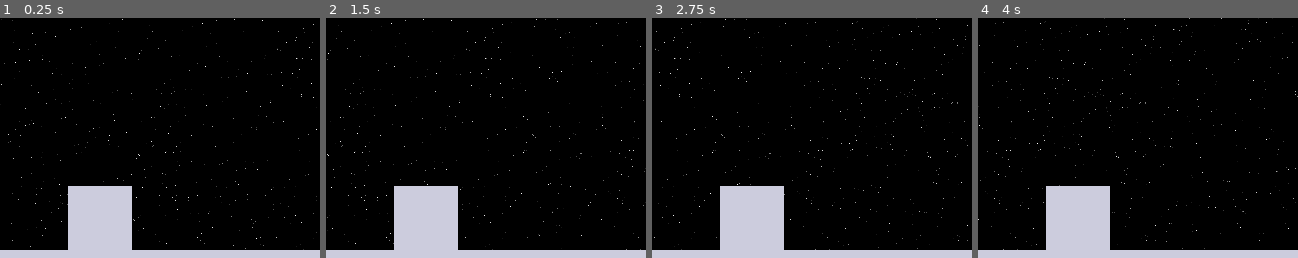
Above: before the commit, frames 1-4 (left to right).
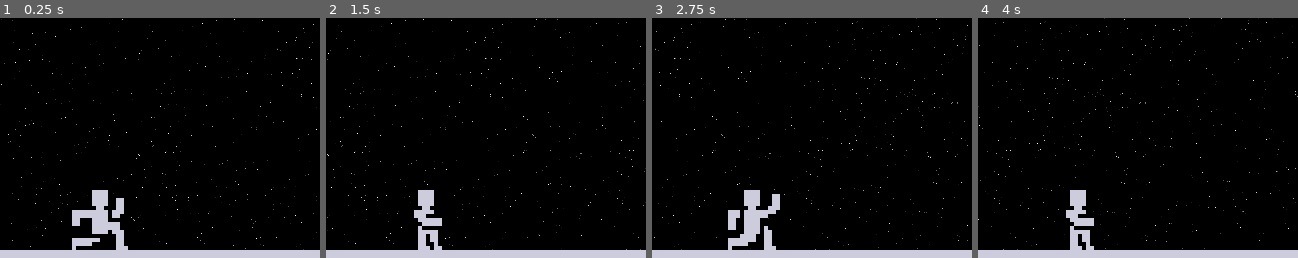
Above: after the commit, the same moments.

Repository: swashdev/minigame-madness
Game: Godot game, scene res://mini/jump/jump_minigame.tscn
Two runs of this game, one before a commit and one after it. Both use one fixed random seed, a clock stepped at 60 frames per second and the inputs below. This scene is started directly instead of the project's main scene.
Inputs (mouse positions are % of the whole screen's width and height, from its top left):
- Up to frame 1 (0.25 s): no input
- Up to frame 2 (1.5 s): move the mouse to (72, 45) at 0.52 s; hold Space (action) 0.53-1.28 s; hold Right (move_right) from 0.53 s (still down); tap Up (move_up) at 0.77 s; move the mouse to (30, 55) at 1.27 s; tap Space (action) at 1.35 s
- Up to frame 3 (2.75 s): tap Up (move_up) at 1.52 s; move the mouse to (60, 28) at 2.02 s; release Right (move_right) at 2.03 s; hold Left (move_left) from 2.03 s (still down); hold Space (action) from 2.03 s (still down); tap A (secret_a) at 2.1 s
- Up to frame 4 (4 s): move the mouse to (45, 70) at 2.77 s; release Left (move_left) at 2.78 s; release Space (action) at 2.78 s; hold Right (move_right) from 2.78 s (still down); tap B (secret_b) at 2.85 s; tap Up (move_up) at 3.02, 3.77 s; tap Space (action) at 3.05 s; move the mouse to (80, 65) at 3.52 s; hold Space (action) from 3.53 s (still down)
The pictures show only the part of the screen within x 34-84%, y 8-58%; the shares and areas given below are measured in that part.

The runs differ from the first frame. In frame 1, 3.3% of the frame differs, in the area x 21-42%, y 70-97%; in frame 2, 4.1%; in frame 3, 3.3%; in frame 4, 4.1%.

Commit message:
[JUMP] Add an animated sprite for the player.

Diff:
--- a/mini/jump/jump_minigame.gd
+++ b/mini/jump/jump_minigame.gd
@@ -13,8 +13,8 @@
 const BACKGROUND_SCROLL_SPEED: float = 110.0
 
 # A little animation when the player jumps.
-const ROTATION_SPEED: float = 360.0
-const ROTATION_DEGREES: float = 90.0
+const ROTATION_SPEED: float = 720.0
+const ROTATION_DEGREES: float = 360.0
 
 
 # The player's current velocity.
@@ -29,7 +29,7 @@
 
 # The player character.
 onready var player: KinematicBody2D = $Player
-onready var player_sprite: ColorRect = $Player/ColorRect
+onready var player_sprite = $Player/Sprite
 
 # The pushers (obstacles)
 onready var pushers: Array = $Pushers.get_children()
@@ -38,15 +38,19 @@
 onready var background: Control = $Background
 
 
+func _ready():
+	player_sprite.play()
+
+
 # The mainloop.
 func _process(delta):
 	var rotation_frame: float
 	if _unlock_controls and jumped:
 		rotation_frame = ROTATION_SPEED * delta
 		rotation_animation += rotation_frame
-		player_sprite.rect_rotation += rotation_frame
+		player_sprite.rotation_degrees += rotation_frame
 		if rotation_animation > ROTATION_DEGREES:
-			player_sprite.rect_rotation = 0.0
+			player_sprite.rotation_degrees = 0.0
 			rotation_animation = 0.0
 			jumped = false
 
@@ -95,4 +99,4 @@
 
 func stop():
 	.stop()
-	player_sprite.rect_rotation = 0.0
+	player_sprite.rotation_degrees = 0.0
--- a/mini/jump/jump_minigame.tscn
+++ b/mini/jump/jump_minigame.tscn
@@ -1,11 +1,22 @@
-[gd_scene load_steps=6 format=2]
+[gd_scene load_steps=10 format=2]
 
 [ext_resource path="res://mini/jump/jump_minigame.gd" type="Script" id=1]
 [ext_resource path="res://mini/jump/scenes/pusher.tscn" type="PackedScene" id=2]
 [ext_resource path="res://shared/scenes/scenery/night_sky.tscn" type="PackedScene" id=3]
+[ext_resource path="res://mini/jump/sprites/characters/running_man_1.png" type="Texture" id=4]
+[ext_resource path="res://mini/jump/sprites/characters/running_man_2.png" type="Texture" id=5]
+[ext_resource path="res://mini/jump/sprites/characters/running_man_3.png" type="Texture" id=6]
 
 [sub_resource type="RectangleShape2D" id=1]
 extents = Vector2( 32, 32 )
+
+[sub_resource type="SpriteFrames" id=5]
+animations = [ {
+"frames": [ ExtResource( 4 ), ExtResource( 4 ), ExtResource( 5 ), ExtResource( 6 ), ExtResource( 6 ), ExtResource( 5 ) ],
+"loop": true,
+"name": "default",
+"speed": 6.0
+} ]
 
 [sub_resource type="RectangleShape2D" id=2]
 extents = Vector2( 320, 104 )
@@ -27,13 +38,9 @@
 [node name="CollisionShape2D" type="CollisionShape2D" parent="Player"]
 shape = SubResource( 1 )
 
-[node name="ColorRect" type="ColorRect" parent="Player"]
-margin_left = -32.0
-margin_top = -32.0
-margin_right = 32.0
-margin_bottom = 32.0
-rect_pivot_offset = Vector2( 32, 32 )
-color = Color( 0.8, 0.8, 0.866667, 1 )
+[node name="Sprite" type="AnimatedSprite" parent="Player"]
+scale = Vector2( 4, 4 )
+frames = SubResource( 5 )
 
 [node name="Floor" type="StaticBody2D" parent="."]
 position = Vector2( 320, 272 )
Binary file added: mini/jump/sprites/characters/running_man_1.png
Not shown, added: mini/jump/sprites/characters/running_man_1.png.import
Binary file added: mini/jump/sprites/characters/running_man_2.png
Not shown, added: mini/jump/sprites/characters/running_man_2.png.import
Binary file added: mini/jump/sprites/characters/running_man_3.png
Not shown, added: mini/jump/sprites/characters/running_man_3.png.import
